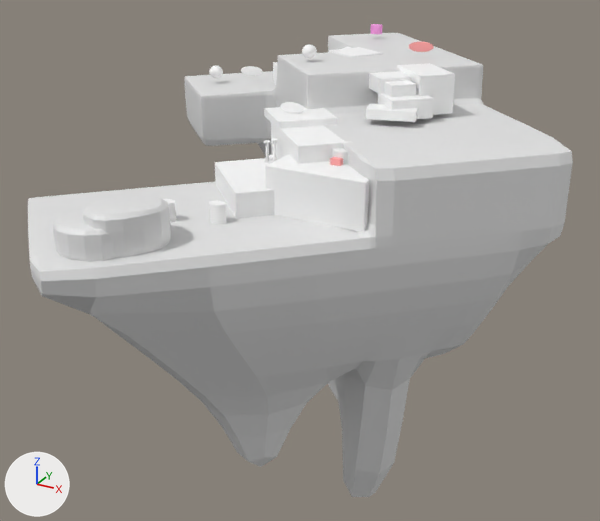
Renders of the FBX model Assets/models/modelsPepitosWelt/islandLv2.fbx from each side of a commit.
Rendered twice from a 50 mm camera at (238.0, -447.0, 159.0) aimed at (-15.0, 13.0, -71.0). Lighting does not change. The marker at lower left points along +X, +Y and +Z. The first picture is the older version. Where no turn or scale is listed for an object, it has been applied to the vertices.
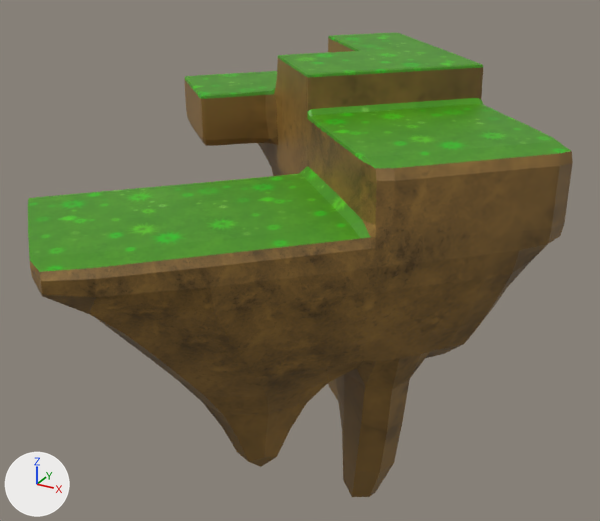
Boxes [x1, y1, x2, y2] around the edits, measured in the pictures (600 x 521 px):
'Cube', recoloured, surface changed (white to brown): [28, 33, 573, 497] in both
'Cube__4_', deleted: before [265, 154, 370, 232]
'Cube.003', deleted: before [83, 191, 171, 258]
'Cube__3_', deleted: before [215, 158, 275, 219]
'Cube.002', deleted: before [53, 210, 116, 262]
'Cube__5_', deleted: before [271, 123, 347, 164]
'Cube__21_', deleted: before [397, 63, 455, 115]
'Cube__2_', deleted: before [264, 106, 338, 130]
'Cube__17_', deleted: before [378, 93, 434, 119]
'Cube__16_', deleted: before [365, 104, 418, 122]
'Cube__18_', deleted: before [369, 71, 412, 94]
'Cube__20_', deleted: before [384, 80, 416, 97]
'Cylinder__1_', deleted: before [209, 200, 227, 225]
'Cube__23_', deleted: before [329, 47, 383, 58]
'Sphere__2_', deleted: before [280, 102, 304, 114]
'Sphere__4_', deleted: before [409, 42, 434, 52]
'Cylinder__3_', deleted: before [332, 148, 348, 164]
'Sphere__3_', deleted: before [302, 44, 317, 58]
'Sphere__1_', deleted: before [241, 66, 263, 76]
'Cylinder', deleted: before [163, 199, 176, 222]
'Sphere', deleted: before [209, 66, 223, 78]
'Cylinder__4_', deleted: before [370, 24, 383, 34]
'Cube__11_', deleted: before [330, 157, 343, 166]
'rotatePilar__8_', deleted: before [264, 140, 271, 163]
'Cube__14_', deleted (mostly hidden): before [273, 62, 278, 85]
'rotatePilar__7_', deleted: before [271, 138, 278, 160]

The change, as a list of edits to the scene's bpy script:
```text
Change me_cube_002:
    where me_cube_002.from_pydata(...)  # 1549 vertices, 1546 faces; spans x -69.0..239.0, y -57.0..331.0, z -258.0..75.0
    me_cube_002 part 1: texture (UV) coordinates of 1546 of 1546 faces, centred in x -69.0..236.0, y -52.0..331.0, z -246.0..75.0, changed; they spanned u 0.0..0.88, v 0.0..1.0 and now span u 0.04..0.96, v 0.04..0.84
    add me_cube_002.materials.append(mat_material_001)  # picture img_islanduvlv2_png
Remove ob_sphere__3:
    ob_sphere__3 = bpy.data.objects.new('Sphere__3_', me_scene_022)
Remove ob_cube__20:
    ob_cube__20 = bpy.data.objects.new('Cube__20_', me_scene_033)
Remove ob_cylinder__4:
    ob_cylinder__4 = bpy.data.objects.new('Cylinder__4_', me_scene_027)
Remove ob_cube_002:
    ob_cube_002 = bpy.data.objects.new('Cube.002', me_mesh_001)
Remove ob_rotatepilar__7:
    ob_rotatepilar__7 = bpy.data.objects.new('rotatePilar__7_', me_scene_020)
Remove ob_cylinder:
    ob_cylinder = bpy.data.objects.new('Cylinder', me_scene_014)
Remove ob_cube__18:
    ob_cube__18 = bpy.data.objects.new('Cube__18_', me_scene_031)
Remove ob_sphere__2:
    ob_sphere__2 = bpy.data.objects.new('Sphere__2_', me_scene_025)
Remove ob_cube__23:
    ob_cube__23 = bpy.data.objects.new('Cube__23_', me_scene_007)
Remove ob_cube__14:
    ob_cube__14 = bpy.data.objects.new('Cube__14_', me_scene_004)
Remove ob_cube__5:
    ob_cube__5 = bpy.data.objects.new('Cube__5_', me_scene_013)
Remove ob_cube__3:
    ob_cube__3 = bpy.data.objects.new('Cube__3_', me_scene_002)
Remove ob_sphere__4:
    ob_sphere__4 = bpy.data.objects.new('Sphere__4_', me_scene_024)
Remove ob_cube__17:
    ob_cube__17 = bpy.data.objects.new('Cube__17_', me_scene_029)
Remove ob_cube__2:
    ob_cube__2 = bpy.data.objects.new('Cube__2_', me_scene)
Remove ob_cube__4:
    ob_cube__4 = bpy.data.objects.new('Cube__4_', me_scene_012)
Remove ob_sphere__1:
    ob_sphere__1 = bpy.data.objects.new('Sphere__1_', me_scene_023)
Remove ob_cylinder__3:
    ob_cylinder__3 = bpy.data.objects.new('Cylinder__3_', me_scene_016)
Remove ob_sphere:
    ob_sphere = bpy.data.objects.new('Sphere', me_scene_021)
Remove ob_cube_003:
    ob_cube_003 = bpy.data.objects.new('Cube.003', me_mesh_002)
Remove ob_cube__16:
    ob_cube__16 = bpy.data.objects.new('Cube__16_', me_scene_028)
Remove ob_rotatepilar__8:
    ob_rotatepilar__8 = bpy.data.objects.new('rotatePilar__8_', me_scene_020)
Remove ob_cylinder__1:
    ob_cylinder__1 = bpy.data.objects.new('Cylinder__1_', me_scene_015)
Remove ob_cube__21:
    ob_cube__21 = bpy.data.objects.new('Cube__21_', me_scene_030)
Remove ob_cube__11:
    ob_cube__11 = bpy.data.objects.new('Cube__11_', me_scene_018)
```
